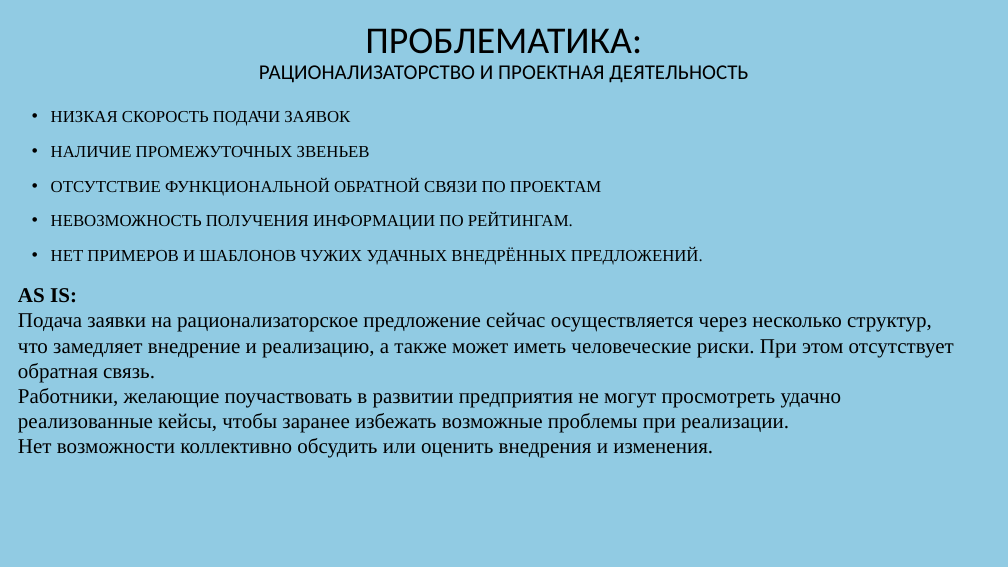
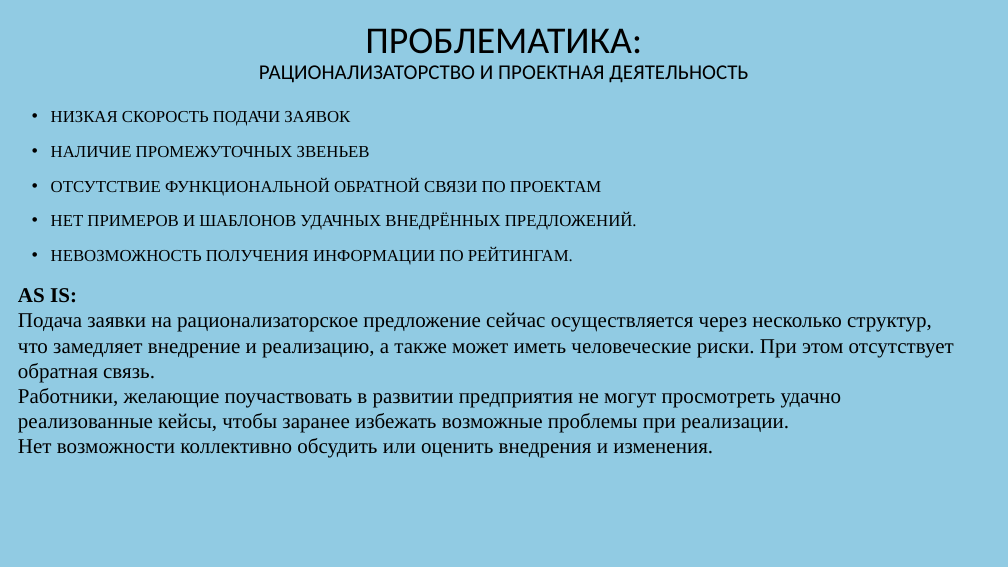
Before and after one commit to bogdandrienko/python-jsx-smart-pmp-app, a slide deck: slide 3 of DOCS/Веб-платформа управления изменениями/Web-platform.pptx. Drawn at 1008x567 pixels with LibreOffice and Linux fonts; fonts in the diff are those of the drawing; background and template pictures are left out. Boxes give left, top, right and bottom in pixels: in the first picture for what was removed or moved away, otherwise in the second. Text is boxed around its words. In the diff, an @@ line names an element or a change of style, - is before the commit and + after.

```diff
--- a/DOCS/Веб-платформа управления изменениями/Web-platform.pptx
+++ b/DOCS/Веб-платформа управления изменениями/Web-platform.pptx
@@ text at [51,213,637,230]: paragraph added @@
+• НЕТ ПРИМЕРОВ И ШАБЛОНОВ УДАЧНЫХ ВНЕДРЁННЫХ ПРЕДЛОЖЕНИЙ.
@@ text at [51,248,703,265]: paragraph removed @@
-• НЕТ ПРИМЕРОВ И ШАБЛОНОВ ЧУЖИХ УДАЧНЫХ ВНЕДРЁННЫХ ПРЕДЛОЖЕНИЙ.
```
Also in this commit, not shown: 1 other slide changed, 33 other files.
